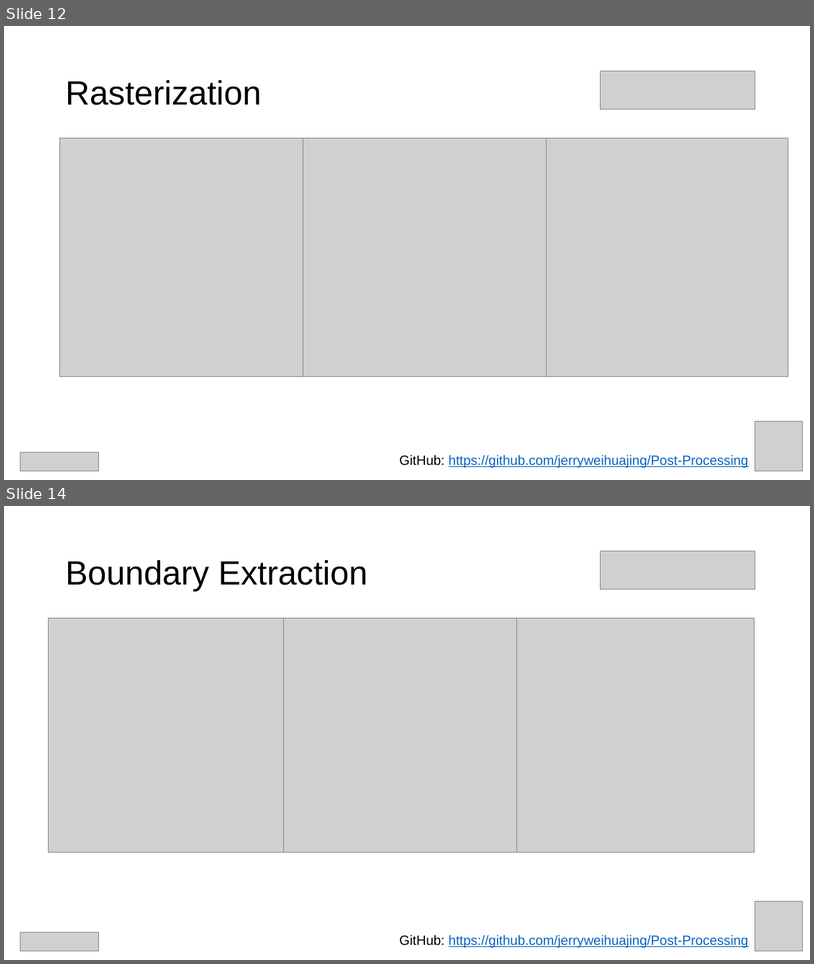
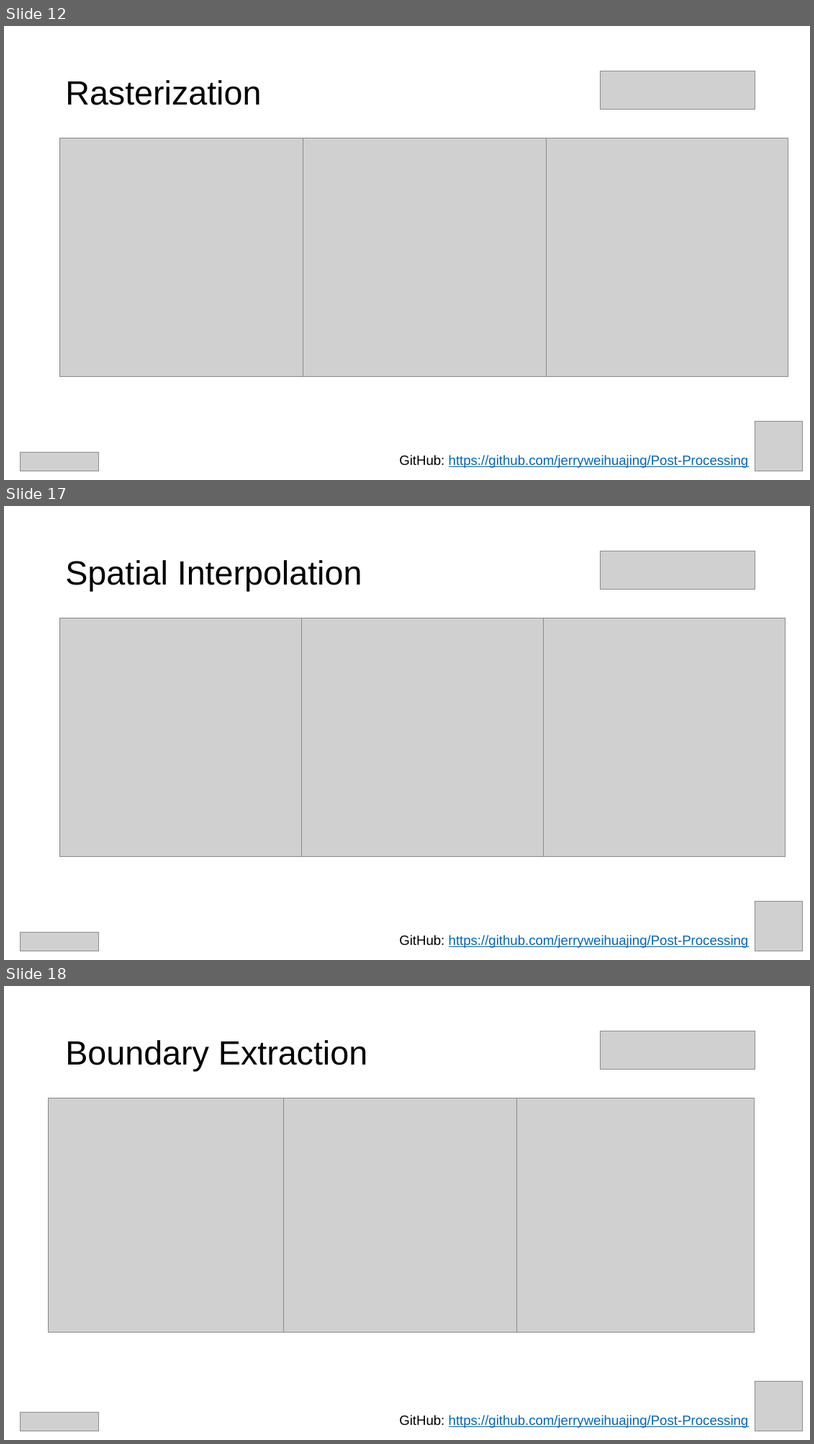
Before and after one commit to jerryweihuajing/Post-Processing, a slide deck: CG Finals.pptx. Shown one above the other, each under a label of ours: slides 12 and 14 before the commit, slides 12, 17 and 18 after it; the slides between them are not shown. The pictures are 814x964 and 814x1444 pixels, drawn with LibreOffice and Linux fonts; fonts in the diff are those of the drawing; grey boxes stand for pictures. Boxes give left, top, right and bottom in pixels: in the first picture for what was removed or moved away, otherwise in the second. Text is boxed around its words. In the diff, an @@ line names an element or a change of style, - is before the commit and + after.

```diff
--- a/CG Finals.pptx
+++ b/CG Finals.pptx
@@ slide 17 added at bbox=[4, 506, 810, 960], background #CCE8CF @@
@@ title added at bbox=[65, 560, 363, 591], 40 pt, text #000000 @@
+Spatial Interpolation
@@ picture added at bbox=[601, 551, 756, 589] @@
@@ picture added at bbox=[59, 618, 301, 856] @@
@@ picture added at bbox=[301, 618, 543, 856] @@
@@ picture added at bbox=[543, 618, 786, 856] @@
@@ picture added at bbox=[756, 901, 804, 951] @@
@@ picture added at bbox=[21, 932, 98, 951] @@
@@ text added at bbox=[399, 934, 749, 947], 16 pt, text #0563C1, underline @@
+GitHub: https://github.com/jerryweihuajing/Post-Processing
@@ what was slide 14 is now slide 18 @@
```
Also in this commit, not shown: 10 slides changed, 14 other slides added, 2 slides removed, 11 other files.
